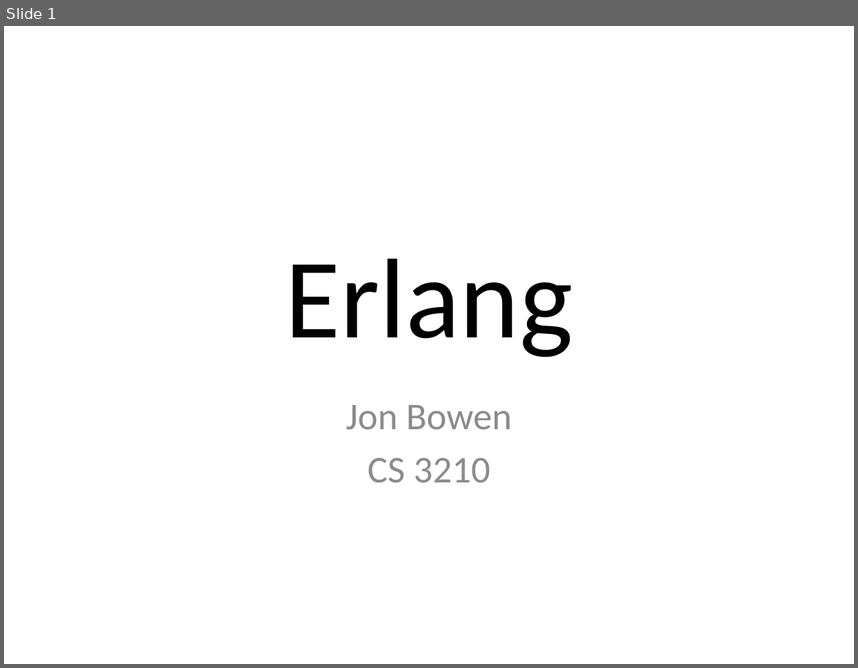
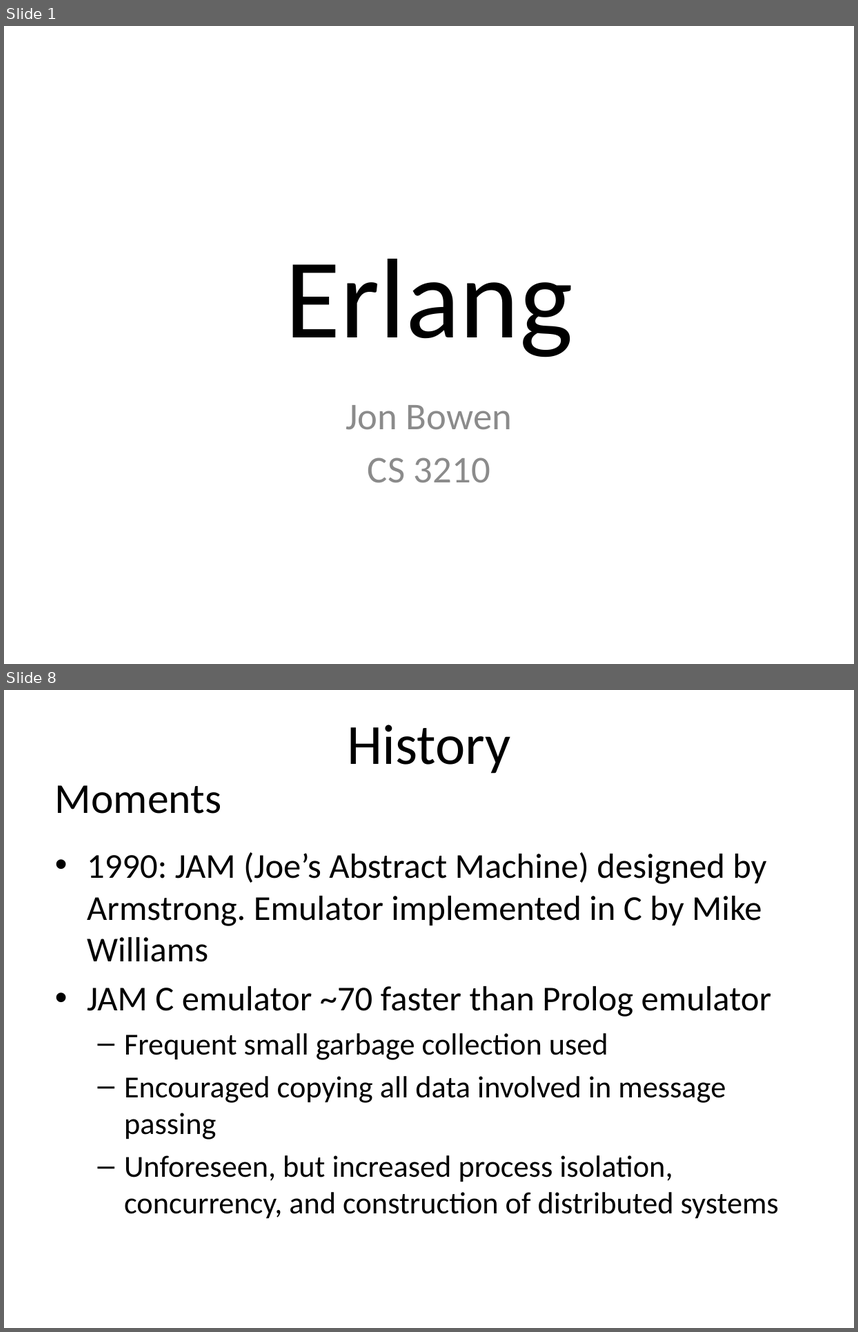
Before and after one commit to rmorgan1711/cs3210, a slide deck: teamProj/slides.pptx. Shown one above the other, each under a label of ours: slide 1 before the commit, slides 1 and 8 after it; the slides between them are not shown. The pictures are 858x668 and 858x1332 pixels, drawn with LibreOffice and Linux fonts; fonts in the diff are those of the drawing. Boxes give left, top, right and bottom in pixels: in the first picture for what was removed or moved away, otherwise in the second. Text is boxed around its words. In the diff, an @@ line names an element or a change of style, - is before the commit and + after.

```diff
--- a/teamProj/slides.pptx
+++ b/teamProj/slides.pptx
@@ slide 8 added at [4,690,854,1328], background #FFFFFF @@
@@ title added at [347,724,510,773], 48 pt, text #000000 @@
+History
@@ text added at [55,785,221,814], 36 pt, text #000000 @@
+Moments
@@ text added at [87,852,779,1218], 25.9 pt, text #000000 @@
+• 1990: JAM (Joe’s Abstract Machine) designed by Armstrong. Emulator implemented in C by Mike Williams
+• JAM C emulator ~70 faster than Prolog emulator
+  – Frequent small garbage collection used
+  – Encouraged copying all data involved in message passing
+  – Unforeseen, but increased process isolation, concurrency, and construction of distributed systems
```
Also in this commit, not shown: 7 other slides added, 1 slide removed, 1 other file.
